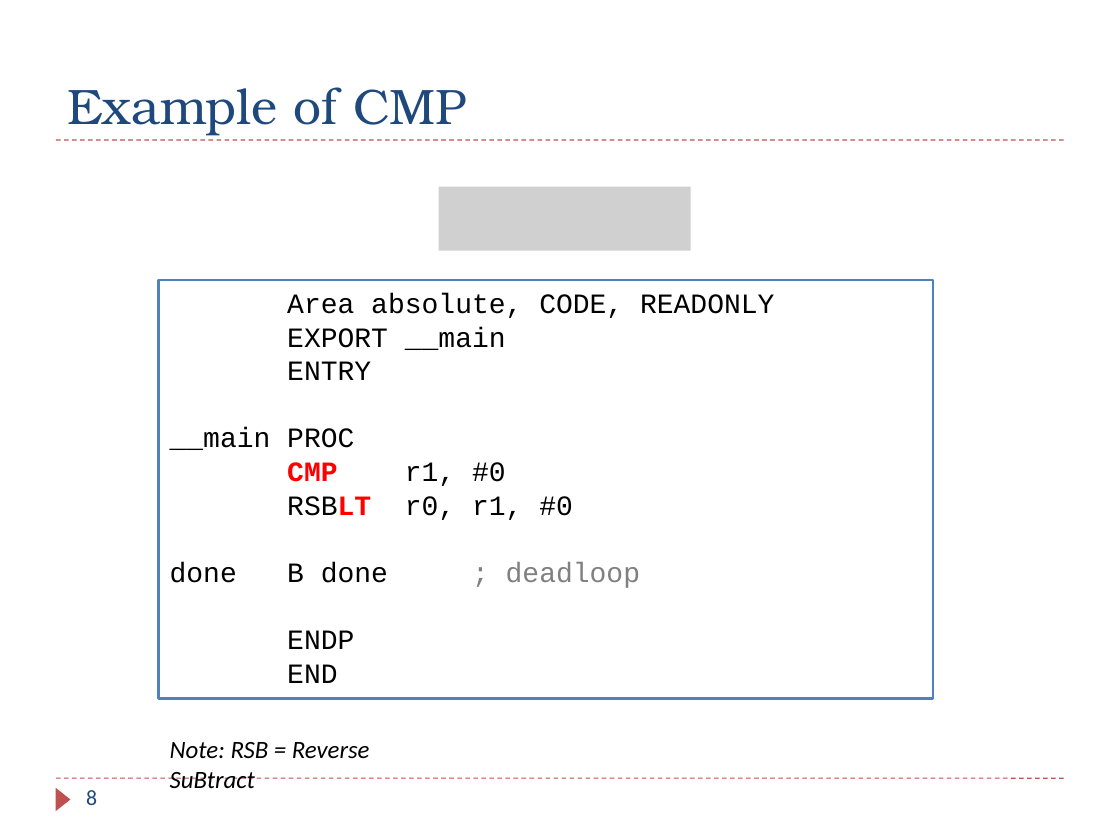
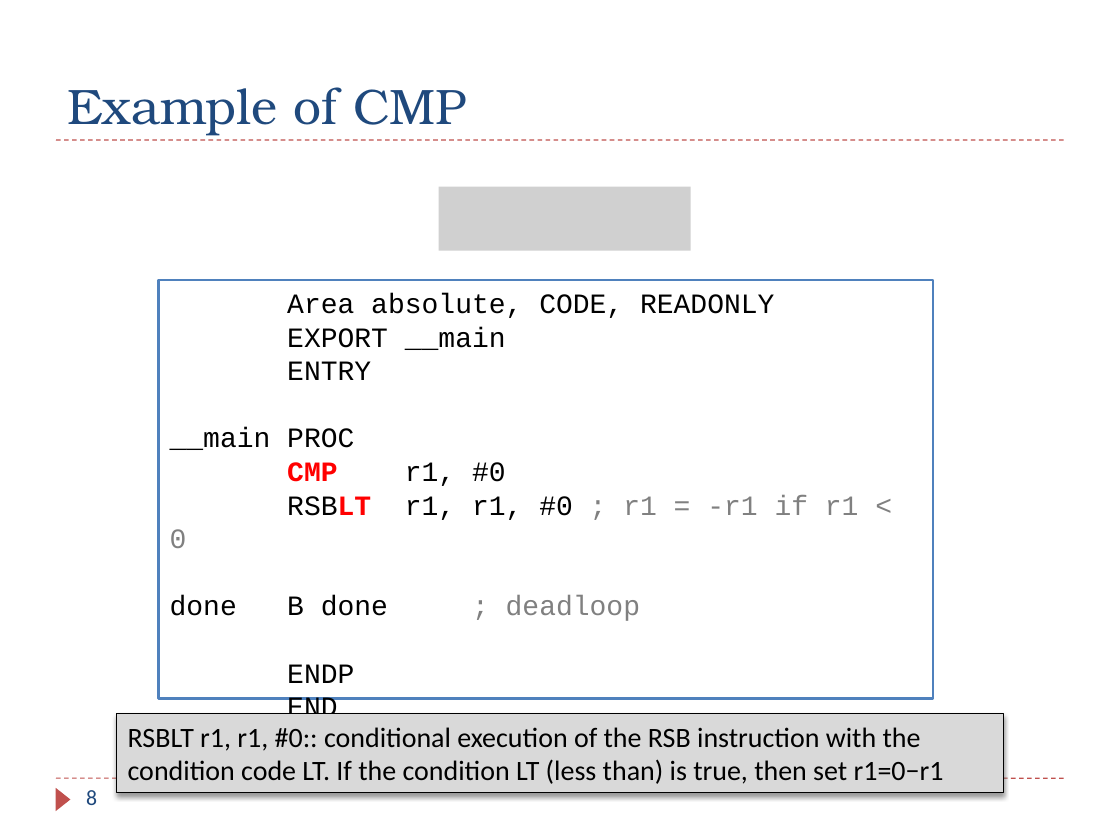
Before and after one commit to guhofstra/CSC111Fa25, a slide deck: slide 8 of PPTs/bak/Textbook Lecture_Slides_V3/Chapter_06_ARM_Flow_Control.pptx. Drawn at 1120x840 pixels with LibreOffice and Linux fonts; fonts in the diff are those of the drawing; grey boxes stand for pictures. Boxes give left, top, right and bottom in pixels: in the first picture for what was removed or moved away, otherwise in the second. Text is boxed around its words. In the diff, an @@ line names an element or a change of style, - is before the commit and + after.

```diff
--- a/PPTs/bak/Textbook Lecture_Slides_V3/Chapter_06_ARM_Flow_Control.pptx
+++ b/PPTs/bak/Textbook Lecture_Slides_V3/Chapter_06_ARM_Flow_Control.pptx
@@ text in rectangle at [405,495,859,520]: text changed; text colour #000000 to #808080 @@
-RSBLT r0, r1, #0
+RSBLT r1, r1, #0 ; r1 = -r1 if r1 < 0
@@ rectangle added at [116,713,1004,793], fill #D9D9D9, outline #000000 0.75 pt, 18 pt, text #000000 @@
+RSBLT r1, r1, #0:: conditional execution of the RSB instruction with the condition code LT. If the condition LT (less than) is true, then set r1=0−r1
@@ text removed at [170,742,370,788] @@
-Note: RSB = Reverse SuBtract
```
Also in this commit, not shown: 19 other slides changed, 1 slide added, 3 slides removed, 44 other files.
